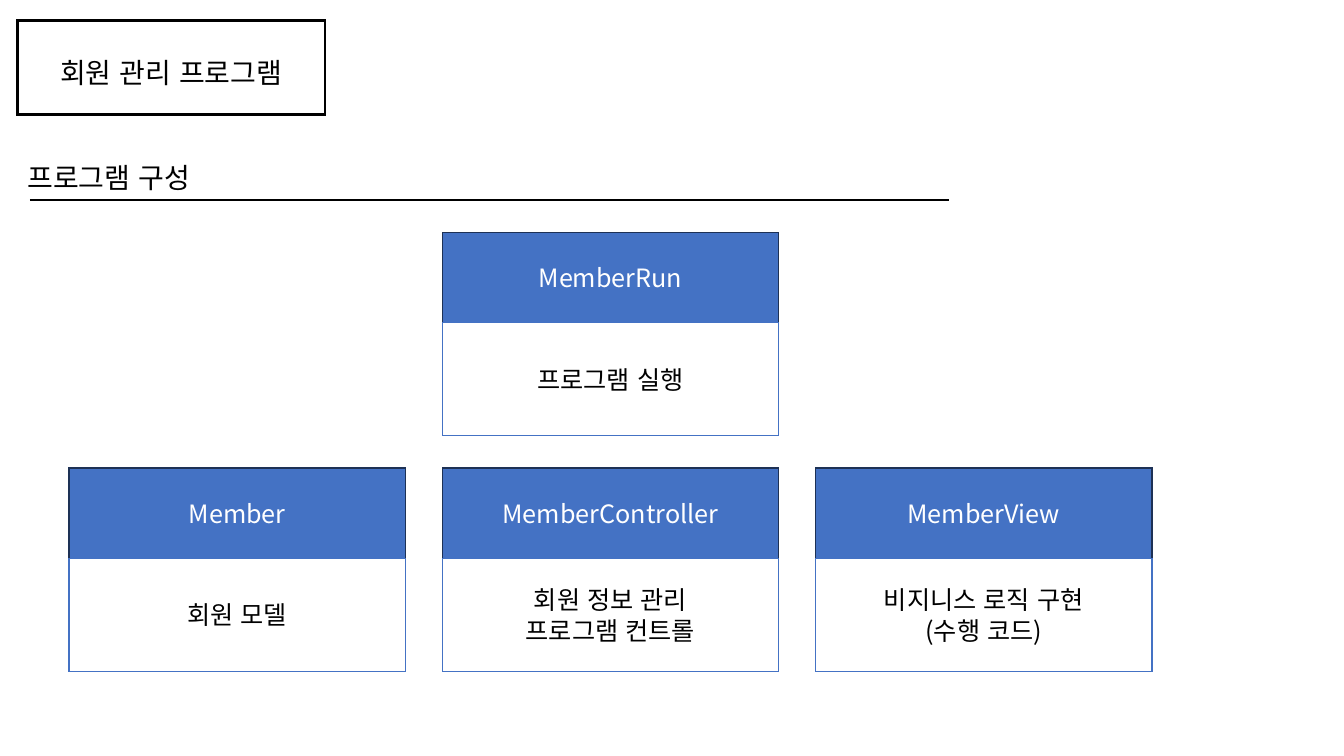
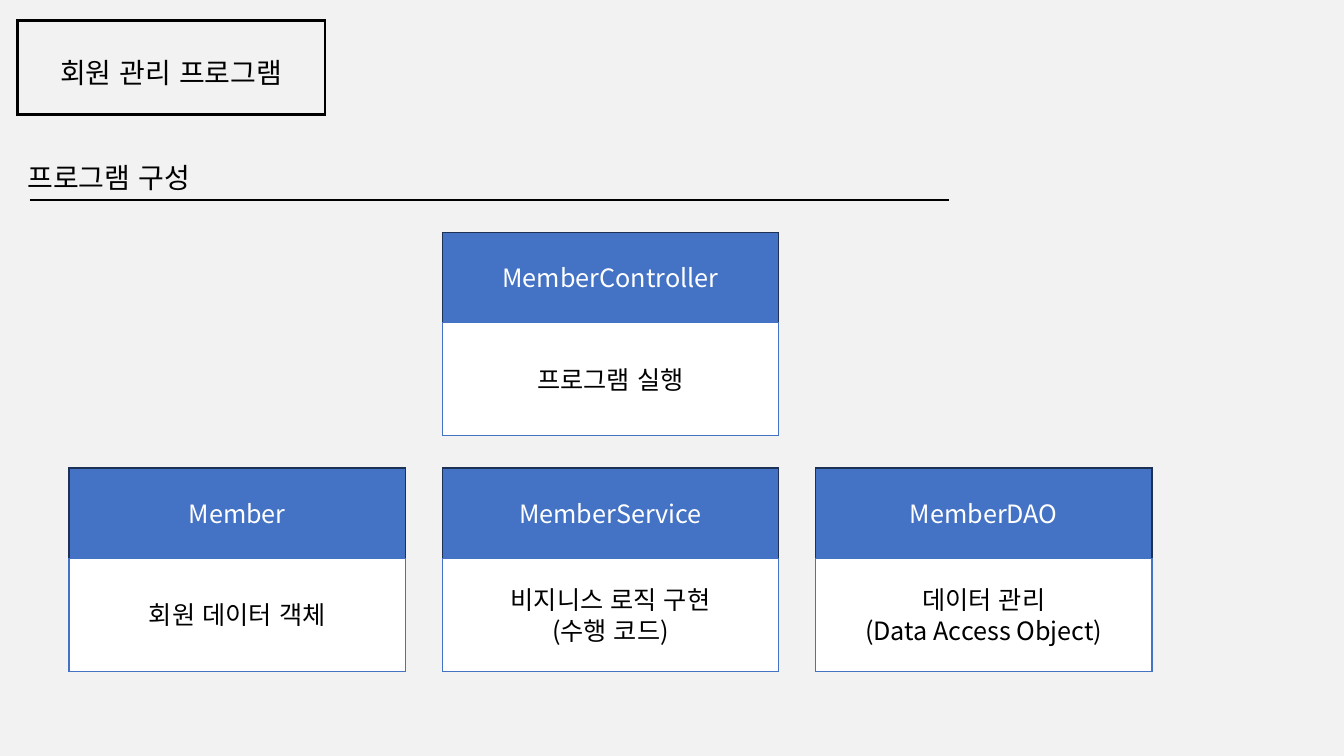
Before and after one commit to kmj-mkes/class_data_ex, a slide deck: slide 3 of 9) 회원관리프로그램.pptx. Drawn at 1344x756 pixels with LibreOffice and Linux fonts; fonts in the diff are those of the drawing. Boxes give left, top, right and bottom in pixels: in the first picture for what was removed or moved away, otherwise in the second. Text is boxed around its words. In the diff, an @@ line names an element or a change of style, - is before the commit and + after.

```diff
--- a/9) 회원관리프로그램.pptx
+++ b/9) 회원관리프로그램.pptx
@@ background #FFFFFF to #F2F2F2 @@
@@ text in rectangle at (502,267,718,288): text changed @@
-MemberRun
+MemberController
@@ text in rectangle at (519,503,702,524): text changed @@
-MemberController
+MemberService
@@ text in rectangle at (910,503,1058,524): text changed @@
-MemberView
+MemberDAO
@@ text in rectangle at (511,588,710,645): text changed @@
-회원 정보 관리
-프로그램 컨트롤
+비지니스 로직 구현
+(수행 코드)
@@ text in rectangle at (865,588,1103,646): text changed @@
-비지니스 로직 구현
-(수행 코드)
+데이터 관리
+(Data Access Object)
@@ text in rectangle at (149,603,325,626): text changed @@
-회원 모델
+회원 데이터 객체
```
Also in this commit, not shown: 4 other slides changed.
